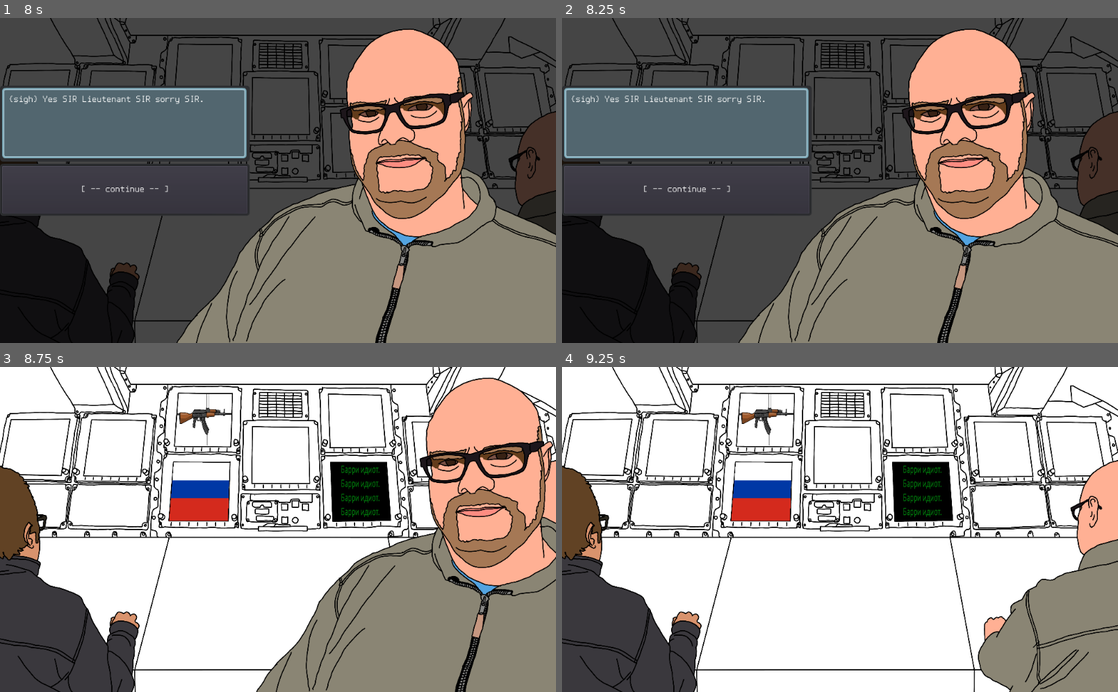
Above: before the commit, frames 1-4 (two rows, left to right).
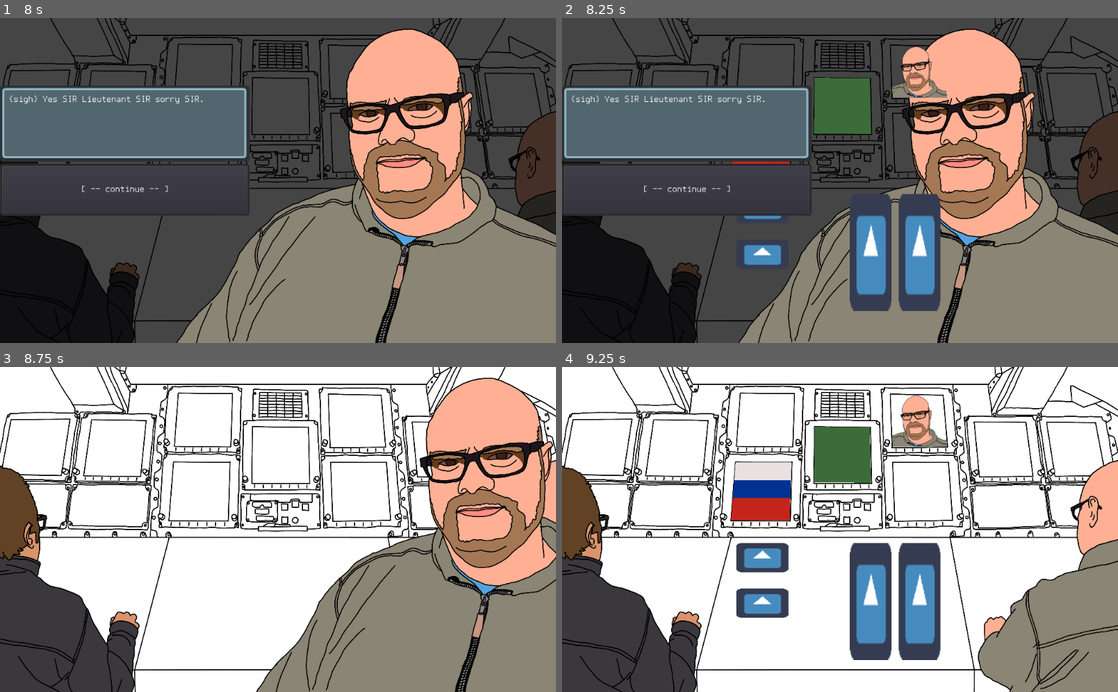
Above: after the commit, the same moments.

Repository: s3775599/BITS-clone
Game: Godot game, scene res://Scenes/Title.tscn
Two runs of this game, one before a commit and one after it. Both use one fixed random seed, a clock stepped at 60 frames per second and the inputs below. The engine's default icon, where the game draws it, is replaced by a stand-in: a white triangle on a blue panel in a dark square.
Inputs (mouse positions are in pixels of both pictures, inside the frame that each line leads up to):
- Up to frame 1 (8 s): tap Enter at 0.5 s; move the mouse to (272, 167) at 0.52 s; click (272, 167) at 0.67 s; click ". . . scanning Quadrant 3, 21…" at 1.25 s; click "[ -- continue -- ]" at 2 s; move the mouse to (166, 196) at 2.77 s; hold Down (ui_down) 2.78-3.5 s; click (166, 196) at 2.92 s; click "[ -- continue -- ]" at 3.5 s; click "I beg your pardon, Barry?" at 4.25 s; click "[ -- continue --]" at 5 s; click "Barry, I know we've been out …" at 5.75 s; move the mouse to (333, 109) at 6.52 s; click (333, 109) at 6.67 s; tap Space at 7.25 s; move the mouse to (250, 245) at 7.27 s; click (250, 245) at 7.42 s
- Up to frame 2 (8.25 s): tap Enter at 8 s; move the mouse to (1006, 229) at 8.02 s; hold Left (ui_left) from 8.03 s (still down); click (1006, 229) at 8.17 s
- Up to frame 3 (8.75 s): keep holding Left (ui_left); tap Escape (ui_cancel) at 8.65 s
- Up to frame 4 (9.25 s): keep holding Left (ui_left); move the mouse to (673, 480) at 8.77 s; click (673, 480) at 8.92 s

Frame 1 is identical in both runs. In frame 2, 8.3% of the frame differs, in the area x 30-70%, y 8-91%; in frame 3, 3.4%; in frame 4, 12%, in the area x 30-71%, y 8-91%.

Commit message:
Started ConsoleMiniGame
press left key to toggle on and off
this is the start of it, I am not happy with the code.. but at least its started.

Diff:
--- /dev/null
+++ b/NightwatchDialogueSystem/Scenes/ConsoleMiniGame.gd
@@ -0,0 +1,83 @@
+extends Node2D
+
+onready var lever1 = get_node("Console/Lever1")
+onready var lever2 = get_node("Console/Lever2")
+onready var button1 = get_node("Console/Button1")
+onready var button2 = get_node("Console/Button2")
+
+onready var screen1 = get_node("Images/AK47")
+onready var screen2 = get_node("Images/Barry")
+onready var screen3 = get_node("Images/RussianFlag")
+onready var screen4 = get_node("Images/RussianText")
+onready var screen5 = get_node("Images/MiddleScreen")
+
+onready var options = [button1, button2, lever1, lever2]
+
+var currentSequence = [0,0,0,0]
+
+func _ready():
+	pass # Replace with function body.
+
+func _process(delta):
+	for x in len(options):
+		if options[x].pressed == true:
+			currentSequence[x] = 1
+		else:
+			currentSequence[x] = 0
+	check_sequence()
+	if Input.is_action_pressed("ui_down"):
+		print(currentSequence)
+
+func check_sequence():
+	if currentSequence[0] == 1:
+		#button1 = on
+		if currentSequence[1] == 1:
+			#button2 is on
+			if currentSequence[2] == 1:
+				#lever1 is on
+				if currentSequence[3] == 1:
+					#lever2 is on
+					# currentSequence == 1,1,1,1
+					setScreenState(1)
+				else:
+					#lever2 is off
+					setScreenState(2)
+			else:
+				#lever1 is off
+				setScreenState(3)
+		else:
+			#button2 is off
+			setScreenState(4)
+	else:
+		#button1 = off
+		setScreenState(5)
+
+
+func setScreenState(x):
+	match x:
+		1:
+			screen1.visible = false
+		2:
+			screen2.visible = false
+		3:
+			screen2.visible = true
+			screen3.visible = false
+		4:
+			screen3.visible = true
+			screen4.visible = false
+			screen3.visible = true
+		5:
+			screen1.visible = false
+			screen3.visible = true
+			screen4.visible = false
+			screen2.visible = true
+#		6:
+#		7:
+#		8:
+#		9:
+#		10:
+#		11:
+#		12:
+#		13:
+#		14:
+#		15:
--- /dev/null
+++ b/NightwatchDialogueSystem/Scenes/ConsoleMiniGame.tscn
@@ -0,0 +1,97 @@
+[gd_scene load_steps=8 format=2]
+
+[ext_resource path="res://Scenes/ConsoleMiniGame.gd" type="Script" id=1]
+[ext_resource path="res://GFX/console.png" type="Texture" id=2]
+[ext_resource path="res://icon.png" type="Texture" id=3]
+[ext_resource path="res://GFX/russianText.png" type="Texture" id=4]
+[ext_resource path="res://GFX/ak-47.png" type="Texture" id=5]
+[ext_resource path="res://GFX/russianFlag.png" type="Texture" id=6]
+[ext_resource path="res://GFX/small_barry.png" type="Texture" id=7]
+
+[node name="ConsoleMiniGame" type="Node2D"]
+script = ExtResource( 1 )
+
+[node name="Background" type="Sprite" parent="."]
+visible = false
+position = Vector2( 511.791, 299.841 )
+scale = Vector2( 0.267, 0.278 )
+texture = ExtResource( 2 )
+
+[node name="Console" type="Control" parent="."]
+margin_left = 201.258
+margin_top = 189.525
+margin_right = 241.258
+margin_bottom = 229.525
+rect_scale = Vector2( 14.9725, 8.42859 )
+
+[node name="Button1" type="TextureButton" parent="Console"]
+margin_left = 7.86652
+margin_top = 16.322
+margin_right = 71.8665
+margin_bottom = 80.322
+rect_scale = Vector2( 0.1, 0.1 )
+toggle_mode = true
+texture_normal = ExtResource( 3 )
+
+[node name="Button2" type="TextureButton" parent="Console"]
+margin_left = 8.14403
+margin_top = 25.6009
+margin_right = 72.144
+margin_bottom = 89.6009
+rect_scale = Vector2( 0.1, 0.1 )
+toggle_mode = true
+texture_normal = ExtResource( 3 )
+
+[node name="Lever1" type="TextureButton" parent="Console"]
+margin_left = 22.0
+margin_top = 16.0
+margin_right = 86.0
+margin_bottom = 80.0
+rect_scale = Vector2( 0.08, 0.4 )
+toggle_mode = true
+texture_normal = ExtResource( 3 )
+
+[node name="Lever2" type="TextureButton" parent="Console"]
+margin_left = 28.0
+margin_top = 16.0
+margin_right = 92.0
+margin_bottom = 80.0
+rect_scale = Vector2( 0.08, 0.4 )
+toggle_mode = true
+texture_normal = ExtResource( 3 )
+
+[node name="Images" type="Node2D" parent="."]
+
+[node name="RussianText" type="Polygon2D" parent="Images"]
+position = Vector2( 609.418, 176.177 )
+texture = ExtResource( 4 )
+texture_scale = Vector2( 5, 3 )
+polygon = PoolVector2Array( -1.24127, -0.585846, 3.05151, 108.665, 109.298, 106.09, 101.141, 0.0580597 )
+
+[node name="AK47" type="Polygon2D" parent="Images"]
+position = Vector2( 329.643, 49.5638 )
+rotation = 0.00046379
+texture = ExtResource( 5 )
+texture_offset = Vector2( 0, -25 )
+texture_scale = Vector2( 6, 3 )
+polygon = PoolVector2Array( -1.24127, -0.585846, -7.80945, 95.0813, 93.9093, 95.8718, 97.3351, 0.214005 )
+
+[node name="RussianFlag" type="Polygon2D" parent="Images"]
+modulate = Color( 0.921569, 0.882353, 0.882353, 1 )
+position = Vector2( 320.571, 176.459 )
+texture = ExtResource( 6 )
+texture_scale = Vector2( 5, 1.75 )
+polygon = PoolVector2Array( -0.840729, -0.550095, -9.47708, 106.74, 98.9754, 106.906, 101.633, -0.0518494 )
+
+[node name="Barry" type="Polygon2D" parent="Images"]
+position = Vector2( 605.188, 50.2625 )
+texture = ExtResource( 7 )
+texture_offset = Vector2( -5, 1 )
+texture_scale = Vector2( 1.5, 1.5 )
+polygon = PoolVector2Array( 0.286072, 0.433083, 3.61694, 97.2308, 103.765, 96.456, 95.6312, 2.01464 )
+
+[node name="MiddleScreen" type="Polygon2D" parent="Images"]
+modulate = Color( 0.239216, 0.427451, 0.227451, 1 )
+position = Vector2( 465.909, 110.595 )
+scale = Vector2( 1.00478, 1.00486 )
+polygon = PoolVector2Array( -0.454865, -0.414879, -1.74899, 102.146, 102.701, 102.518, 100.377, 0.710739 )
--- a/NightwatchDialogueSystem/Scenes/Main.tscn
+++ b/NightwatchDialogueSystem/Scenes/Main.tscn
@@ -1,28 +1,23 @@
-[gd_scene load_steps=19 format=2]
+[gd_scene load_steps=16 format=2]
 
 [ext_resource path="res://Scripts/Main.gd" type="Script" id=1]
 [ext_resource path="res://GFX/console.png" type="Texture" id=2]
-[ext_resource path="res://GFX/russianText.png" type="Texture" id=3]
-[ext_resource path="res://GFX/ak-47.png" type="Texture" id=4]
-[ext_resource path="res://GFX/russianFlag.png" type="Texture" id=5]
-[ext_resource path="res://Scenes/JohnConsole.tscn" type="PackedScene" id=6]
-[ext_resource path="res://Scenes/BarryConsole.tscn" type="PackedScene" id=7]
-[ext_resource path="res://Scenes/BarryClose.tscn" type="PackedScene" id=8]
-[ext_resource path="res://Scenes/JohnClose.tscn" type="PackedScene" id=9]
-[ext_resource path="res://Scenes/BarryPopup.tscn" type="PackedScene" id=10]
-[ext_resource path="res://Scenes/JohnPopup.tscn" type="PackedScene" id=11]
-[ext_resource path="res://Scenes/PlayerPopup.tscn" type="PackedScene" id=12]
-[ext_resource path="res://Scenes/IntroDialogue.tscn" type="PackedScene" id=13]
-[ext_resource path="res://Scenes/BarryDialogue.tscn" type="PackedScene" id=14]
-[ext_resource path="res://Scenes/JohnDialogue.tscn" type="PackedScene" id=15]
+[ext_resource path="res://Scenes/JohnConsole.tscn" type="PackedScene" id=3]
+[ext_resource path="res://Scenes/BarryConsole.tscn" type="PackedScene" id=4]
+[ext_resource path="res://Scenes/BarryClose.tscn" type="PackedScene" id=5]
+[ext_resource path="res://Scenes/JohnClose.tscn" type="PackedScene" id=6]
+[ext_resource path="res://Scenes/BarryPopup.tscn" type="PackedScene" id=7]
+[ext_resource path="res://Scenes/JohnPopup.tscn" type="PackedScene" id=8]
+[ext_resource path="res://Scenes/PlayerPopup.tscn" type="PackedScene" id=9]
+[ext_resource path="res://Scenes/IntroDialogue.tscn" type="PackedScene" id=10]
+[ext_resource path="res://Scenes/BarryDialogue.tscn" type="PackedScene" id=11]
+[ext_resource path="res://Scenes/JohnDialogue.tscn" type="PackedScene" id=12]
+[ext_resource path="res://Scenes/ConsoleMiniGame.tscn" type="PackedScene" id=13]
 
 [sub_resource type="RectangleShape2D" id=1]
 extents = Vector2( 513.672, 299.894 )
 
-[sub_resource type="RectangleShape2D" id=2]
-extents = Vector2( 37.1971, 54.8029 )
-
-[sub_resource type="Animation" id=3]
+[sub_resource type="Animation" id=2]
 resource_name = "FadeIn"
 length = 2.0
 tracks/0/type = "value"
@@ -56,101 +51,38 @@
 position = Vector2( 510.414, 299.073 )
 shape = SubResource( 1 )
 
-[node name="Images" type="Node2D" parent="BackgroundArea"]
-editor/display_folded = true
+[node name="JohnConsole" parent="BackgroundArea" instance=ExtResource( 3 )]
 
-[node name="RussianText" type="Polygon2D" parent="BackgroundArea/Images"]
-position = Vector2( 609.418, 176.177 )
-texture = ExtResource( 3 )
-texture_scale = Vector2( 5, 3 )
-polygon = PoolVector2Array( -1.24127, -0.585846, 3.05151, 108.665, 109.298, 106.09, 101.141, 0.0580597 )
+[node name="BarryConsole" parent="BackgroundArea" instance=ExtResource( 4 )]
 
-[node name="AK47" type="Polygon2D" parent="BackgroundArea/Images"]
-position = Vector2( 329.643, 49.5638 )
-rotation = 0.00046379
-texture = ExtResource( 4 )
-texture_offset = Vector2( 0, -25 )
-texture_scale = Vector2( 6, 3 )
-polygon = PoolVector2Array( -1.24127, -0.585846, -7.80945, 95.0813, 93.9093, 95.8718, 97.3351, 0.214005 )
+[node name="BarryClose" parent="BackgroundArea" instance=ExtResource( 5 )]
 
-[node name="RussianFlag" type="Polygon2D" parent="BackgroundArea/Images"]
-modulate = Color( 0.921569, 0.882353, 0.882353, 1 )
-position = Vector2( 320.571, 176.459 )
-texture = ExtResource( 5 )
-texture_scale = Vector2( 5, 1.75 )
-polygon = PoolVector2Array( -0.840729, -0.550095, -9.47708, 106.74, 98.9754, 106.906, 101.633, -0.0518494 )
-
-[node name="Console" type="Node2D" parent="BackgroundArea"]
-editor/display_folded = true
-position = Vector2( 315, 317 )
-
-[node name="Button1" type="Area2D" parent="BackgroundArea/Console"]
-editor/display_folded = true
-position = Vector2( 1, 1 )
-
-[node name="Button1Area" type="CollisionPolygon2D" parent="BackgroundArea/Console/Button1"]
-position = Vector2( 18, 38 )
-scale = Vector2( 2.10805, 3.32323 )
-build_mode = 1
-polygon = PoolVector2Array( -18.407, 19.0168, 44.2102, 19.0168, 43.2615, -9.56989, -6.54771, -9.56989 )
-
-[node name="Button2" type="Area2D" parent="BackgroundArea/Console"]
-editor/display_folded = true
-position = Vector2( -11, 101 )
-
-[node name="Button2Area" type="CollisionPolygon2D" parent="BackgroundArea/Console/Button2"]
-position = Vector2( 14.8421, 53.7895 )
-scale = Vector2( 2.10805, 3.32323 )
-build_mode = 1
-polygon = PoolVector2Array( -23.1508, 19.0168, 50.3771, 19.0168, 50.3771, -9.8708, -11.7658, -9.8708 )
-
-[node name="Lever1" type="Area2D" parent="BackgroundArea/Console"]
-editor/display_folded = true
-position = Vector2( 277, 7 )
-
-[node name="Lever1Area" type="CollisionShape2D" parent="BackgroundArea/Console/Lever1"]
-position = Vector2( -27.105, 115 )
-scale = Vector2( 1, 1.68757 )
-shape = SubResource( 2 )
-
-[node name="Lever2" type="Area2D" parent="BackgroundArea/Console"]
-editor/display_folded = true
-position = Vector2( 370, 8 )
-
-[node name="Lever2Area" type="CollisionShape2D" parent="BackgroundArea/Console/Lever2"]
-position = Vector2( -11.316, 115 )
-scale = Vector2( 1, 1.68757 )
-shape = SubResource( 2 )
-
-[node name="JohnConsole" parent="BackgroundArea" instance=ExtResource( 6 )]
-
-[node name="BarryConsole" parent="BackgroundArea" instance=ExtResource( 7 )]
-
-[node name="BarryClose" parent="BackgroundArea" instance=ExtResource( 8 )]
-
-[node name="JohnClose" parent="BackgroundArea" instance=ExtResource( 9 )]
+[node name="JohnClose" parent="BackgroundArea" instance=ExtResource( 6 )]
 
 [node name="Popups" type="Control" parent="."]
 margin_right = 40.0
 margin_bottom = 40.0
 
-[node name="BarryPopup" parent="Popups" instance=ExtResource( 10 )]
+[node name="BarryPopup" parent="Popups" instance=ExtResource( 7 )]
 
-[node name="JohnPopup" parent="Popups" instance=ExtResource( 11 )]
+[node name="JohnPopup" parent="Popups" instance=ExtResource( 8 )]
 
-[node name="PlayerPopup" parent="Popups" instance=ExtResource( 12 )]
+[node name="PlayerPopup" parent="Popups" instance=ExtResource( 9 )]
 
 [node name="Dialogues" type="Node" parent="."]
 editor/display_folded = true
 
-[node name="IntroDialogue" parent="Dialogues" instance=ExtResource( 13 )]
+[node name="IntroDialogue" parent="Dialogues" instance=ExtResource( 10 )]
 
-[node name="BarryDialogue" parent="Dialogues" instance=ExtResource( 14 )]
+[node name="BarryDialogue" parent="Dialogues" instance=ExtResource( 11 )]
 
-[node name="JohnDialogue" parent="Dialogues" instance=ExtResource( 15 )]
+[node name="JohnDialogue" parent="Dialogues" instance=ExtResource( 12 )]
 
 [node name="AnimationPlayer" type="AnimationPlayer" parent="."]
-anims/FadeIn = SubResource( 3 )
+anims/FadeIn = SubResource( 2 )
+
+[node name="ConsoleMiniGame" parent="." instance=ExtResource( 13 )]
+visible = false
 [connection signal="input_event" from="BackgroundArea/JohnConsole" to="." method="_on_JohnConsole_input_event"]
 [connection signal="mouse_entered" from="BackgroundArea/JohnConsole" to="." method="_on_JohnConsole_mouse_entered"]
 [connection signal="mouse_exited" from="BackgroundArea/JohnConsole" to="." method="_on_JohnConsole_mouse_exited"]
--- a/NightwatchDialogueSystem/Scripts/Main.gd
+++ b/NightwatchDialogueSystem/Scripts/Main.gd
@@ -15,7 +15,7 @@
 
 
 func _ready():
-	$BackgroundArea/Images.visible = false
+	#$BackgroundArea/Images.visible = false
 	$AnimationPlayer.play('FadeIn')
 	intro()
 
@@ -31,13 +31,15 @@
 func _input(event):
 	# Quits from the current dialogue
 	if Input.is_action_just_pressed("ui_cancel"):
-		if $BackgroundArea/Images.visible == false:
-			$BackgroundArea/Images.visible = true
+#		if $BackgroundArea/Images.visible == false:
+#			$BackgroundArea/Images.visible = true
 		$BackgroundArea/BackgroundSprite.set_modulate(Color('ffffff'))
 		close_dialogues()
 	# Manually starts the intro dialogue (for testing purposes)
 	if Input.is_action_just_pressed("ui_down"):
 		intro()
+	if Input.is_action_pressed("ui_left"):
+		$ConsoleMiniGame.visible = not $ConsoleMiniGame.visible
 
 
 # Mouseover signal on Barry at the console
@@ -146,9 +148,9 @@
 	$BackgroundArea/BackgroundSprite.set_modulate(Color('464646'))
 	$BackgroundArea/BarryConsole/BarryConsoleSprite.set_modulate(Color('464646'))
 	$BackgroundArea/JohnConsole/JohnConsoleSprite.set_modulate(Color('464646'))
-	$BackgroundArea/Images/AK47.set_modulate(Color('464646'))
-	$BackgroundArea/Images/RussianFlag.set_modulate(Color('464646'))
-	$BackgroundArea/Images/RussianText.set_modulate(Color('464646'))
+#	$BackgroundArea/Images/AK47.set_modulate(Color('464646'))
+#	$BackgroundArea/Images/RussianFlag.set_modulate(Color('464646'))
+#	$BackgroundArea/Images/RussianText.set_modulate(Color('464646'))
 
 
 # Restores the darkened background
@@ -156,9 +158,9 @@
 	$BackgroundArea/BackgroundSprite.set_modulate(Color(1,1,1))
 	$BackgroundArea/BarryConsole/BarryConsoleSprite.set_modulate(Color(1,1,1))
 	$BackgroundArea/JohnConsole/JohnConsoleSprite.set_modulate(Color(1,1,1))
-	$BackgroundArea/Images/AK47.set_modulate(Color(1,1,1))
-	$BackgroundArea/Images/RussianFlag.set_modulate(Color(1,1,1))
-	$BackgroundArea/Images/RussianText.set_modulate(Color(1,1,1))
+#	$BackgroundArea/Images/AK47.set_modulate(Color(1,1,1))
+#	$BackgroundArea/Images/RussianFlag.set_modulate(Color(1,1,1))
+#	$BackgroundArea/Images/RussianText.set_modulate(Color(1,1,1))
 
 
 # Shows Barry's close-up and dialogue box
Binary file added: NightwatchDialogueSystem/GFX/small_barry.png
Not shown, added: NightwatchDialogueSystem/GFX/small_barry.png.import
